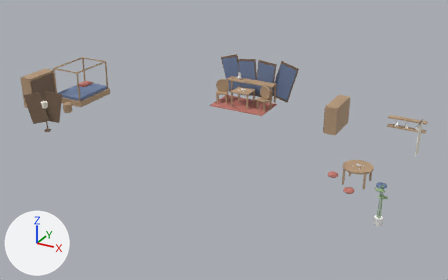
What one commit did to the glTF model models/interior.glb.
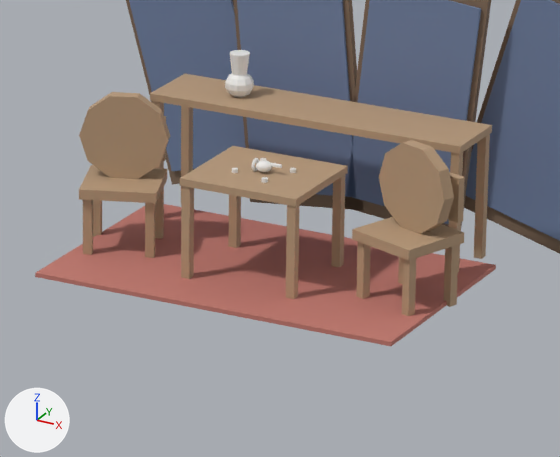
The first picture shows the older version from a 50 mm lens placed at (11.92, -18.89, 10.18), pointed at (0.73, 1.45, 0.01). The close-ups show the older and then the newer version on the part from 46% to 64% of the width and 23% to 47% of the height of that picture. Only the edits that show in the close-ups are written down. Every picture has the same lights, and +X, +Y and +Z are marked at lower left. Where no turn or scale is listed for an object, it has been applied to the vertices.

Objects in the first close-up: 'Furn_AltarTable_top', 'Furn_ChairL_back', 'Furn_ChairL_seat', 'Furn_ChairR_back', 'Furn_ChairR_seat', 'Furn_Mat', 'Furn_Screen0p', 'Furn_Screen1p', 'Furn_Screen2f', 'Furn_Screen2p', 'Furn_Screen3p', 'Furn_TeaTable_top' and 25 more.
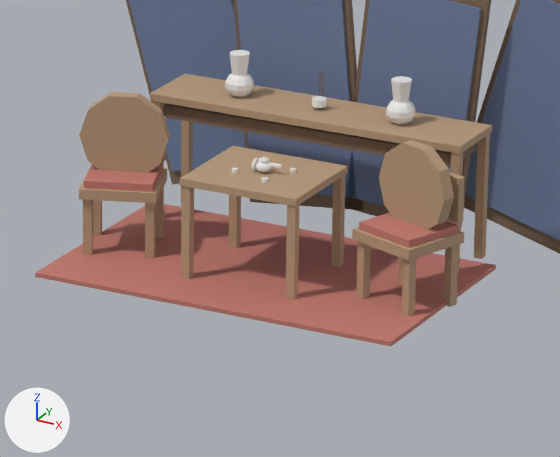
Boxes [x1, y1, x2, y2] around the edits, measured in the close-ups (560 x 457 px):
'Furn_AltarApron', added (brown): after [164, 103, 477, 167]
'Furn_ChairR_pad', added (pink): after [359, 213, 458, 248]
'Furn_ChairL_pad', added (pink): after [84, 163, 162, 192]
'Furn_VaseBody2', added: after [386, 100, 415, 125]
'Furn_VaseNeck2', added: after [391, 76, 412, 103]
'Furn_Incense', added: after [312, 96, 327, 108]

Patch to the scene script:
```diff
--- a/models/interior.glb.py
+++ b/models/interior.glb.py
@@ me_furn_incense @@
+me_furn_incense.from_pydata(...)  # a 10-sided cylinder along z spanning x -0.05..0.05, y -0.0476..0.0476, z 0.0..0.05
+me_furn_incense.materials.append(mat_ceramicwhite)  # white #f1f1ee
@@ me_furn_chairr_pad @@
+me_furn_chairr_pad.from_pydata([(-0.291, -0.128, -0.025), (0.141, -0.286, -0.025), (0.291, 0.128, -0.025), (-0.141, 0.286, -0.025), (-0.291, -0.128, 0.025), (0.141, -0.286, 0.025), (0.291, 0.128, 0.025), (-0.141, 0.286, 0.025)], [], [(0, 3, 2), (0, 2, 1), (4, 5, 6), (4, 6, 7), (0, 1, 5), (0, 5, 4), (1, 2, 6), (1, 6, 5), (2, 3, 7), (2, 7, 6), (3, 0, 4), (3, 4, 7)])
+me_furn_chairr_pad.materials.append(mat_fabricred)  # pink #c2796e
@@ me_furn_chairl_pad @@
+me_furn_chairl_pad.from_pydata([(-0.141, -0.286, -0.025), (0.291, -0.128, -0.025), (0.141, 0.286, -0.025), (-0.291, 0.128, -0.025), (-0.141, -0.286, 0.025), (0.291, -0.128, 0.025), (0.141, 0.286, 0.025), (-0.291, 0.128, 0.025)], [], [(0, 3, 2), (0, 2, 1), (4, 5, 6), (4, 6, 7), (0, 1, 5), (0, 5, 4), (1, 2, 6), (1, 6, 5), (2, 3, 7), (2, 7, 6), (3, 0, 4), (3, 4, 7)])
+me_furn_chairl_pad.materials.append(mat_fabricred)  # pink #c2796e
@@ me_furn_altarapron @@
+me_furn_altarapron.from_pydata(...)  # a box spanning x -1.07..1.07, y -0.2..0.2, z -0.04..0.04
+me_furn_altarapron.materials.append(mat_wooddark)  # brown #816a56
@@ ob_furn_vaseneck2 @@
+ob_furn_vaseneck2 = bpy.data.objects.new('Furn_VaseNeck2', me_furn_vaseneck.copy())  # the mesh of ob_furn_vaseneck
+ob_furn_vaseneck2.location = (0.6, 5.35, 1.41)
@@ ob_furn_vasebody2 @@
+ob_furn_vasebody2 = bpy.data.objects.new('Furn_VaseBody2', me_furn_vasebody.copy())  # the mesh of ob_furn_vasebody
+ob_furn_vasebody2.location = (0.6, 5.35, 1.35)
@@ ob_furn_incense @@
+ob_furn_incense = bpy.data.objects.new('Furn_Incense', me_furn_incense)
+ob_furn_incense.location = (0.0, 5.35, 1.295)
@@ ob_furn_chairr_pad @@
+ob_furn_chairr_pad = bpy.data.objects.new('Furn_ChairR_pad', me_furn_chairr_pad)
+ob_furn_chairr_pad.location = (1.05, 4.55, 0.87)
@@ ob_furn_chairl_pad @@
+ob_furn_chairl_pad = bpy.data.objects.new('Furn_ChairL_pad', me_furn_chairl_pad)
+ob_furn_chairl_pad.location = (-1.05, 4.55, 0.87)
@@ ob_furn_altarapron @@
+ob_furn_altarapron = bpy.data.objects.new('Furn_AltarApron', me_furn_altarapron)
+ob_furn_altarapron.location = (0.0, 5.35, 1.145)
```
